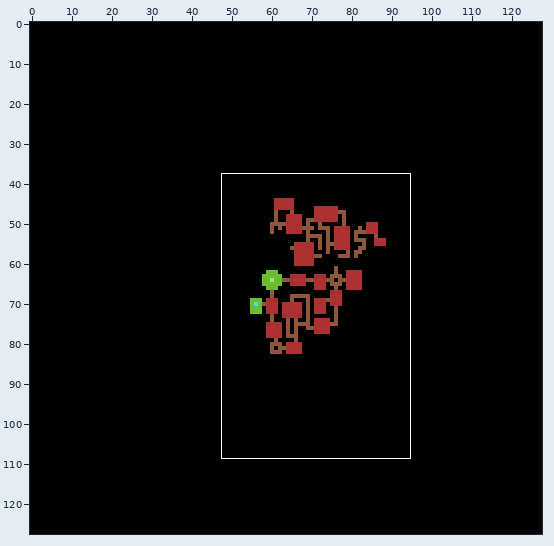
A pixel-art file gets an edit: src/maps/map.aseprite. The picture above shows the old version from afar; the outline marks the close-up.
Close-up. Before:
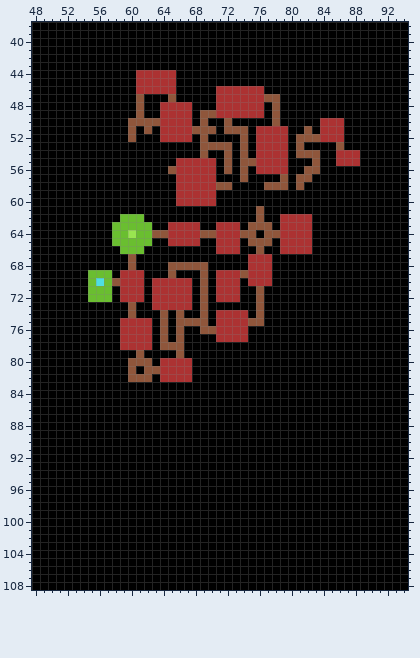
128x128 pixels, 1 frame. Colours within 5 levels of each other are drawn and written as one. Shown: x 48..94, y 38..108.
New version:
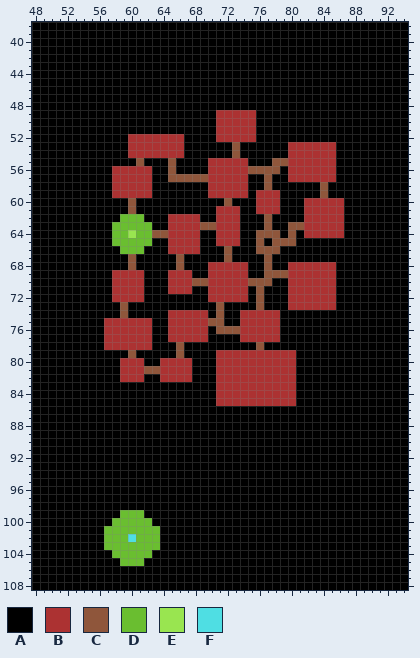
Palette (. is transparent): A #000000  B #ac3232  C #8f563b  D #6abe30  E #99e550  F #4fdee3
Diff:
Changed rows in their new state; - is an unchanged pixel.
Layer "map":
first column x 55:
 44 ------AAAAA-----------------------
 45 ------AAAAA-----------------------
 46 ------AAAAA-----AAAAAA------------
 47 ------A---A-----AAAAAAAA----------
 48 ------A--AAAA---AAAAAA-A----------
 49 ------A--AAAA-AA-----A-A----------
 50 -----AAAAAAAA-A-BBBBB--A-----AAA--
 51 -----A-A-AAAAAAABBBBBAAAA--A-AAA--
 52 -----BBBB---A-A-BBBBBAAAA-AAAAAA--
 53 -----BBBBBBB--AAAACA-AAAABBBBBBA--
 54 -----BBBBBBB--A--ACA-AAAABBBBBBAAA
 55 ------C---CAAAA-BBBBAAACCBBBBBBAAA
 56 ---BBBBB---AAAA-BBBBCCCCABBBBBB---
 57 ---BBBBB--CCCCC-BBBB--C-ABBBBBB---
 58 ---BBBBB---AAAA-BBBB---AA-A--C----
 59 ---BBBBB---AAAA-BBBB-BBB-----C----
 60 -----C-----AAAAA-C---BBB---BBBBB--
 61 -----C----------BBB--BBB---BBBBB--
 62 ----------BBBB--BBB--AC-AAA-BBBB--
 63 --------------CC----AA--ACC-BBBB--
 64 --------------AA---AAC--ACA-BBBB--
 65 --------------------A-ACCCAA------
 66 ----------BBBB--ACA---CCAAAA------
 67 -----------C-----C--AAC-----------
 68 ----------A-AAABBBBBAAC--BBBBBB---
 69 AAAB------BBB-AB---BAACCCBBBBBB---
 70 AAAB----AA---C-B---BCCC--BBBBBB---
 71 AAAB----AA----AB---B-----BBBBBB---
 72 AAAB----AAAAA-AB---B-----BBBBBB---
 73 ----CA--AAAAA-A-C--------BBBBBB---
 74 ----CA---ABBBBB-CAA-BBBB----------
 75 --BB-----ABBBBBCCAA-BBBB----------
 76 --BB-----ABBBBBACCC-BBBB----------
 77 --BB-----ABBBBB-AAA-BBBB----------
 78 --BB-----AA----------C------------
 79 -----CA---------BBBBBBBBBB--------
 80 ----BBBA--------BBBBBBBBBB--------
 81 ----BBB---------BBBBBBBBBB--------
 82 ----BBBA--------BBBBBBBBBB--------
 83 ----------------BBBBBBBBBB--------
 84 ----------------BBBBBBBBBB--------
 85 ----------------BBBBBBBBBB--------
first column x 57:
 99 --DDD--
100 -DDDDD-
101 DDDDDDD
102 DDDFDDD
103 DDDDDDD
104 -DDDDD-
105 --DDD--
Boxes around the changes in both close-ups, in picture pixels (x1, y1, x2, y2):
changed: (88, 70, 360, 406)
changed: (104, 510, 160, 566)
